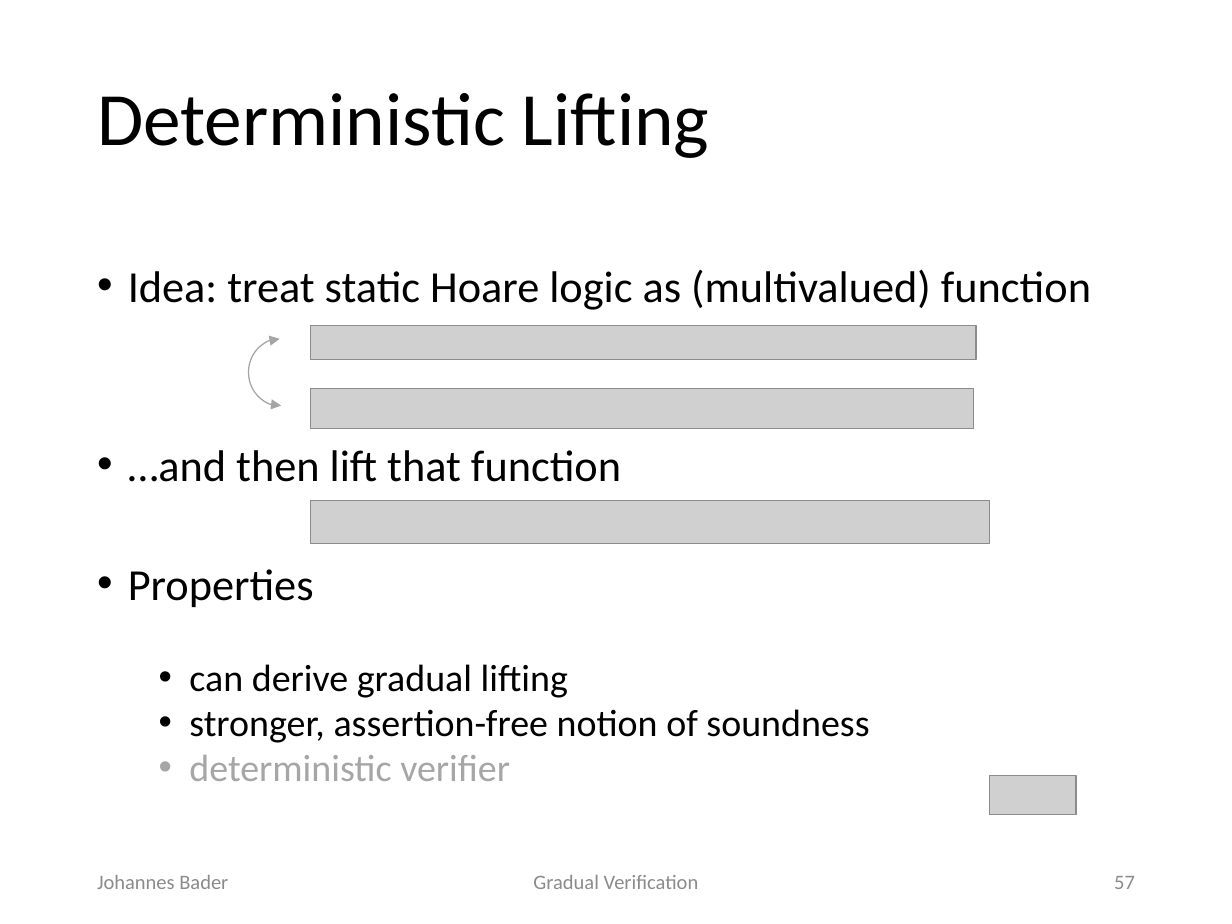
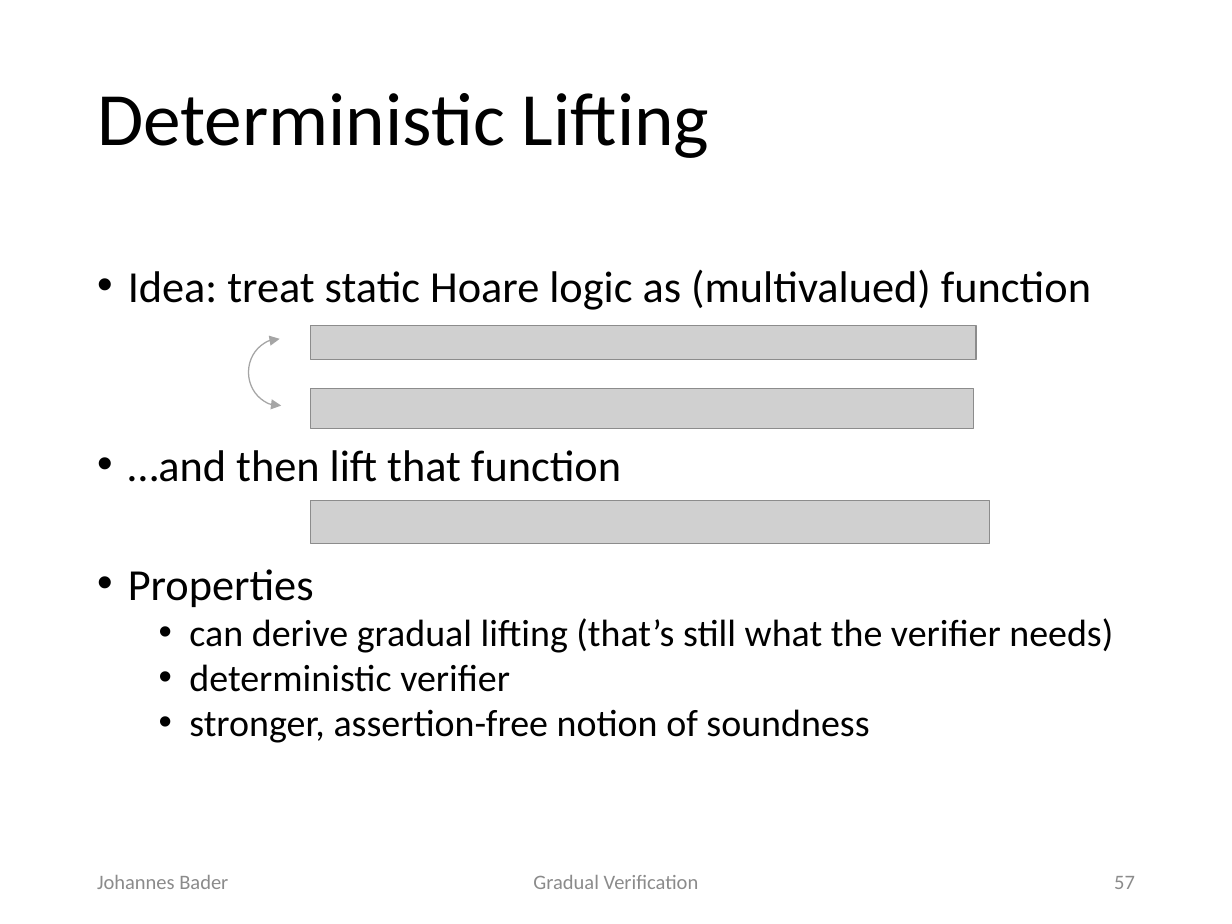
Before and after one commit to olydis/GradVerThesis, a slide deck: slide 57 of presentation/PLunch.pptx. Drawn at 1232x924 pixels with LibreOffice and Linux fonts; fonts in the diff are those of the drawing; grey boxes stand for pictures. Boxes give left, top, right and bottom in pixels: in the first picture for what was removed or moved away, otherwise in the second. Text is boxed around its words. In the diff, an @@ line names an element or a change of style, - is before the commit and + after.

```diff
--- a/presentation/PLunch.pptx
+++ b/presentation/PLunch.pptx
@@ text at bbox=[189, 618, 1113, 692]: text changed @@
-  • can derive gradual lifting
+  • can derive gradual lifting (that’s still what the verifier needs)
+  • deterministic verifier
@@ text at bbox=[189, 755, 510, 781]: paragraph removed @@
-  • deterministic verifier
@@ picture removed at bbox=[989, 775, 1076, 814] @@
```
Also in this commit, not shown: 7 other slides changed.
